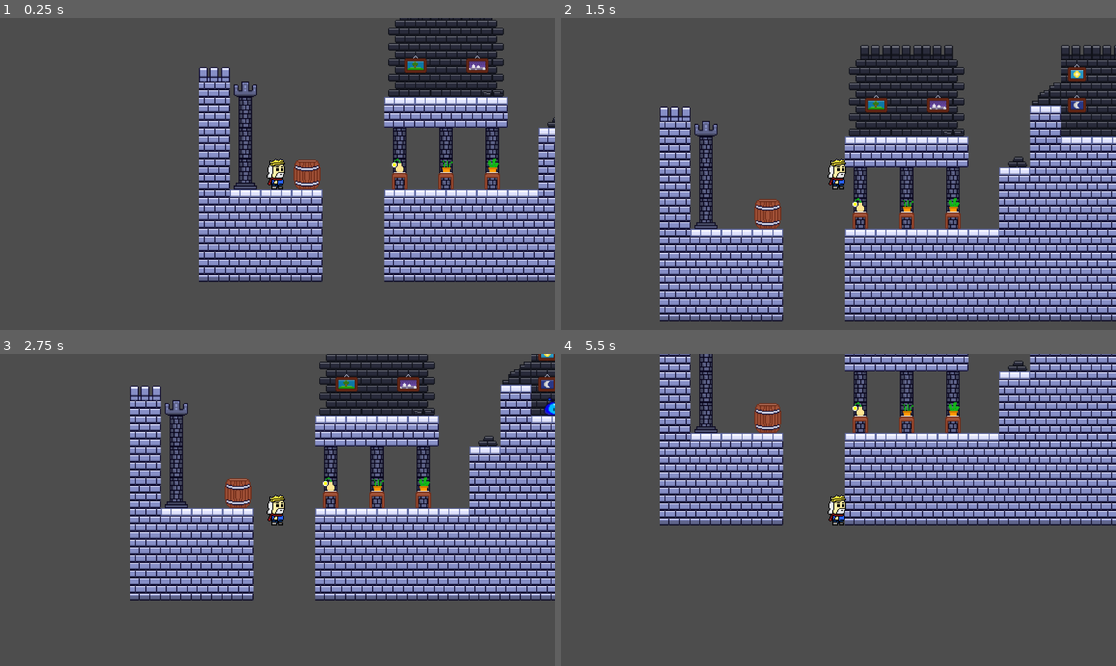
Above: before the commit, frames 1-4 (two rows, left to right).
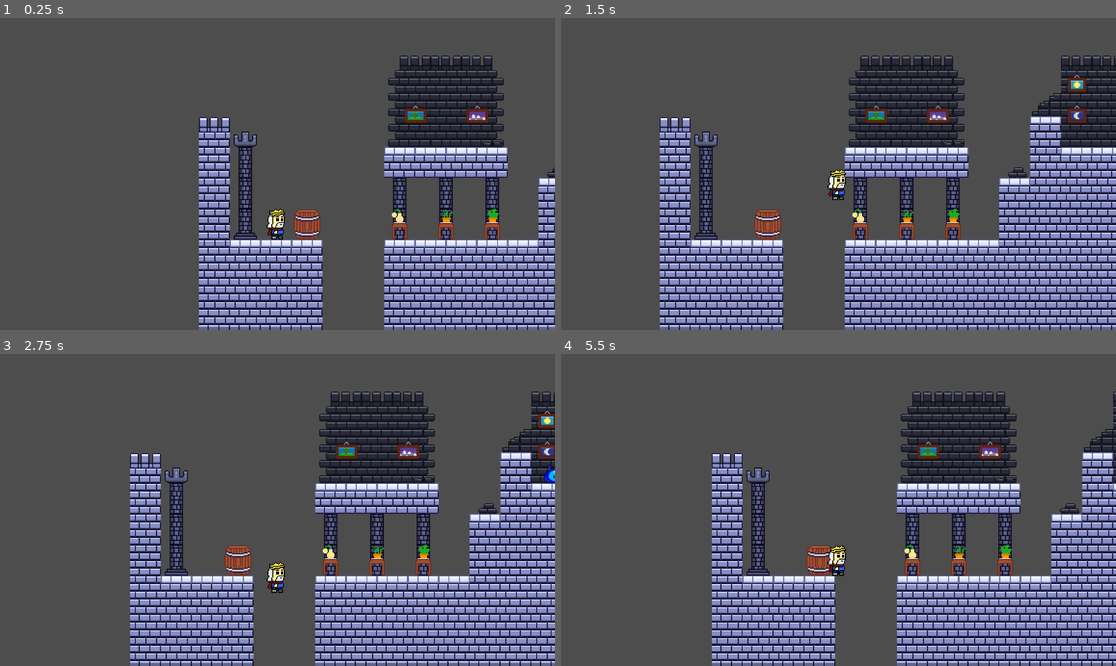
Above: after the commit, the same moments.

Repository: AND0MASTER/gamejam
Game: Godot game, scene res://Scenes/levelTesting.tscn
Two runs of this game, one before a commit and one after it. Both use one fixed random seed, a clock stepped at 60 frames per second and the inputs below. This scene is started directly instead of the project's main scene.
Inputs:
- Up to frame 1 (0.25 s): no input
- Up to frame 2 (1.5 s): hold D (move_right) from 0.53 s (still down); tap F (grow) at 0.6, 1.35 s; tap W (jump) at 0.77 s
- Up to frame 3 (2.75 s): tap W (jump) at 1.52 s; release D (move_right) at 2.03 s; hold A (move_left) from 2.03 s (still down); tap F (grow) at 2.1 s
- Up to frame 4 (5.5 s): release A (move_left) at 2.78 s; hold D (move_right) 2.78-4.28 s; tap F (grow) every 0.75 s from 2.85 to 5.1 s; tap W (jump) at 3.02, 3.77, 4.52 s; hold A (move_left) 4.28-5.03 s; hold D (move_right) from 5.03 s (still down)

The runs differ from the first frame. In frame 1, 36% of the frame differs, in the area x 35-100%, y 0-100%; in frame 2, 39%; in frame 3, 48%; in frame 4, 54%, in the area x 17-100%, y 0-100%.

Commit message:
level testing kill fall + camera limit

Diff:
--- a/Scenes/levelTesting.tscn
+++ b/Scenes/levelTesting.tscn
@@ -1,8 +1,9 @@
-[gd_scene load_steps=7 format=3 uid="uid://ch2dvs4s14fyl"]
+[gd_scene load_steps=8 format=3 uid="uid://ch2dvs4s14fyl"]
 
 [ext_resource type="Texture2D" uid="uid://buycd6cn8vue8" path="res://Assets/shrinkingFileSet.png" id="1_ctfw7"]
 [ext_resource type="PackedScene" uid="uid://vgfjb3roo1xx" path="res://Scenes/player.tscn" id="2_jcwey"]
 [ext_resource type="PackedScene" uid="uid://b1euqaul874pa" path="res://Scenes/enemy.tscn" id="3_t7bpg"]
+[ext_resource type="PackedScene" uid="uid://dedp7gs35pv3v" path="res://Scenes/killzone.tscn" id="4_jcwey"]
 
 [sub_resource type="TileSetAtlasSource" id="TileSetAtlasSource_wrm1d"]
 texture = ExtResource("1_ctfw7")
@@ -69,13 +70,13 @@
 [node name="Camera2D" type="Camera2D" parent="Player"]
 position = Vector2(1, 0)
 zoom = Vector2(2, 2)
-
-[node name="StaticBody2D" type="StaticBody2D" parent="."]
-position = Vector2(30, 4)
-
-[node name="CollisionShape2D" type="CollisionShape2D" parent="StaticBody2D"]
-position = Vector2(161, 228)
-shape = SubResource("WorldBoundaryShape2D_qxrlw")
+limit_bottom = 230
 
 [node name="Enemy" parent="." instance=ExtResource("3_t7bpg")]
 position = Vector2(600, 34)
+
+[node name="Killzone" parent="." instance=ExtResource("4_jcwey")]
+position = Vector2(278, 231)
+
+[node name="CollisionShape2D" type="CollisionShape2D" parent="Killzone"]
+shape = SubResource("WorldBoundaryShape2D_t7bpg")
--- a/Script/killzone.gd
+++ b/Script/killzone.gd
@@ -4,7 +4,6 @@
 
 
 func _on_body_entered(body: Node2D) -> void:
-	print("dead")
 	timer.start()
 
 
Not shown: 1 places in Scenes/levelTesting.tscn that only renumber resources
